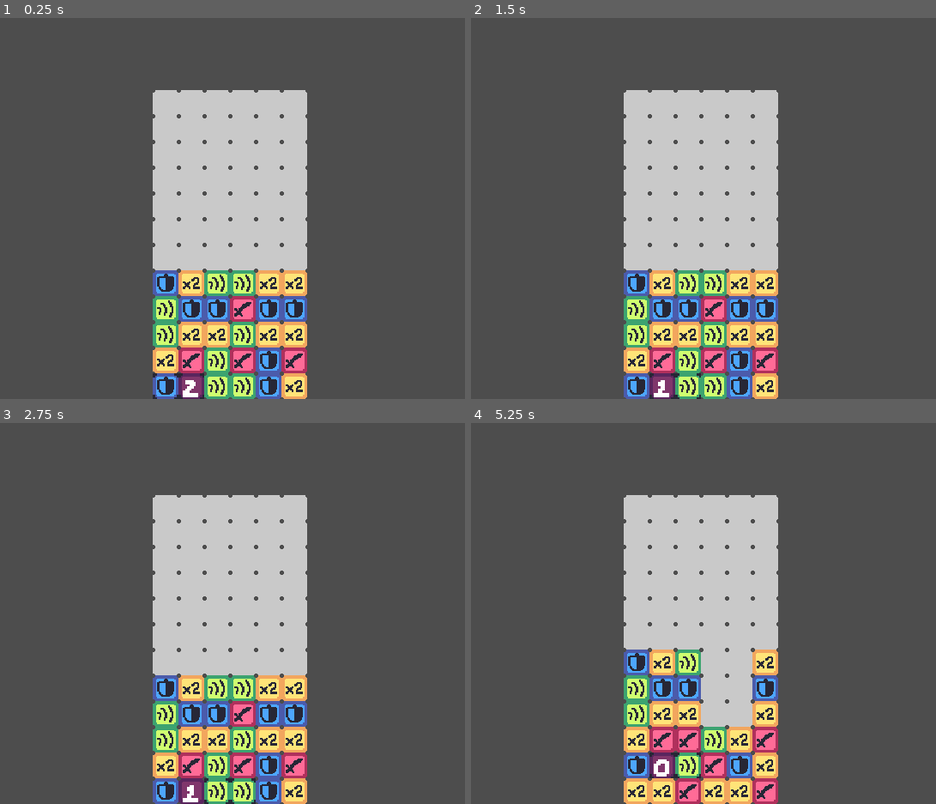
Above: before the commit, frames 1-4 (two rows, left to right).
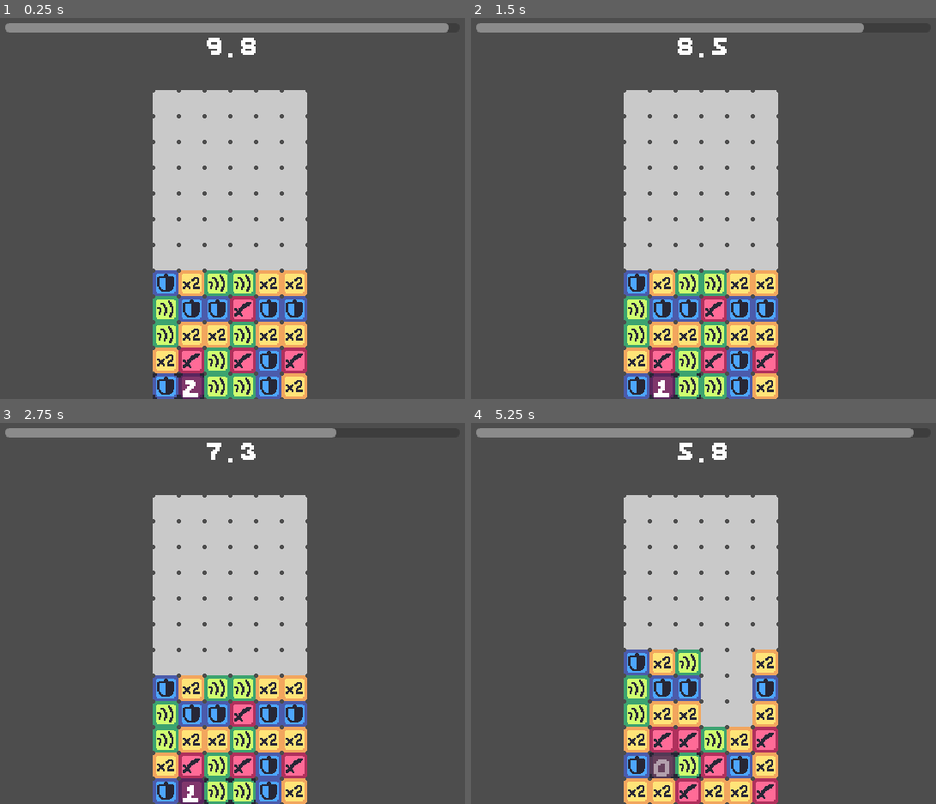
Above: after the commit, the same moments.

Repository: JUB-Yoush/pdp-rpg
Game: Godot game, scene res://src/combat_demo.tscn
Two runs of this game, one before a commit and one after it. Both use one fixed random seed, a clock stepped at 60 frames per second and the inputs below.
Inputs:
- Up to frame 1 (0.25 s): no input
- Up to frame 2 (1.5 s): tap Enter at 0.5 s; hold D (right) 0.53-1.28 s; hold Z (accept) 0.53-1.28 s; hold F2 (tick_countdown) from 1.28 s (still down); tap Z (accept) at 1.35 s
- Up to frame 3 (2.75 s): release F2 (tick_countdown) at 2.03 s; hold D (right) from 2.03 s (still down); hold Z (accept) from 2.03 s (still down)
- Up to frame 4 (5.25 s): release D (right) at 2.78 s; release Z (accept) at 2.78 s; hold W (up) 2.78-3.53 s; tap Z (accept) at 2.85, 4.35 s; hold Z (accept) 3.53-4.28 s; hold A (left) 3.53-5.03 s; tap F1 (row_add) at 4.15 s; tap F4 (add_time, bound only after the commit) at 4.9 s; hold F2 (tick_countdown) from 5.03 s (still down); hold Z (accept) from 5.03 s (still down)

The runs differ from the first frame. In frame 1, 2.6% of the frame differs, in the area x 1-97%, y 1-11%; in frame 2, 2.3%; in frame 3, 1.9%; in frame 4, 2.8%, in the area x 1-96%, y 1-93%.

Commit message:
finish up puzzle timer, don't timeout till drops and clears are done, then finish puzzle points

Diff:
--- a/project.godot
+++ b/project.godot
@@ -15,10 +15,6 @@
 config/features=PackedStringArray("4.0", "Mobile")
 boot_splash/bg_color=Color(0.141176, 0.141176, 0.141176, 1)
 config/icon="res://icon.svg"
-
-[autoload]
-
-PuzzlePoints="*res://src/puzzle_game/puzzle_points.gd"
 
 [display]
 
@@ -70,6 +66,16 @@
 "events": [Object(InputEventKey,"resource_local_to_scene":false,"resource_name":"","device":-1,"window_id":0,"alt_press …(182 unchanged characters)…
 ]
 }
+puzzle_timeout={
+"deadzone": 0.5,
+"events": [Object(InputEventKey,"resource_local_to_scene":false,"resource_name":"","device":-1,"window_id":0,"alt_pressed":false,"shift_pressed":false,"ctrl_pressed":false,"meta_pressed":false,"pressed":false,"keycode":0,"physical_keycode":4194334,"key_label":0,"unicode":0,"echo":false,"script":null)
+]
+}
+add_time={
+"deadzone": 0.5,
+"events": [Object(InputEventKey,"resource_local_to_scene":false,"resource_name":"","device":-1,"window_id":0,"alt_pressed":false,"shift_pressed":false,"ctrl_pressed":false,"meta_pressed":false,"pressed":false,"keycode":0,"physical_keycode":4194335,"key_label":0,"unicode":0,"echo":false,"script":null)
+]
+}
 
 [rendering]
 
--- a/src/combat_demo.tscn
+++ b/src/combat_demo.tscn
@@ -32,4 +32,3 @@
 is_party_member = false
 
 [node name="PuzzleGame" parent="CombatManager" instance=ExtResource("6_p00x7")]
-visible = true
--- a/src/combat_manager.gd
+++ b/src/combat_manager.gd
@@ -18,15 +18,15 @@
 
 var _party_members :Array[Battler]= []
 var _opponents :Array[Battler]= []
-@onready var puzzleGame := $PuzzleGame
 var puzzle_points
 var grid:Grid
+@onready var puzzleGame := $PuzzleGame
 @onready var battlers := $Battlers.get_children()
 
 
 func _ready() -> void:
 	grid = puzzleGame.get_node("Grid")
-	grid.puzzle_time_ended.connect(end_puzzle)
+	puzzleGame.done_puzzling.connect(end_puzzle)
 	for battler in battlers:
 		if battler.is_party_member:
 			_party_members.append(battler)
@@ -34,7 +34,7 @@
 			_opponents.append(battler)
 
 	print(_party_members[0])
-	start_puzzle()
+	end_turn()
 
 func _play_turn(battler:Battler):
 	# this is where the battler would pick thier action and target
@@ -59,9 +59,9 @@
 func start_puzzle():
 	var _active_opponents :Array[Battler]= [_opponents[0]]
 	make_opponent_actions(_active_opponents)
+	puzzleGame.start_puzzling()
 
 
-	pass
 
 func make_opponent_actions(_active_opponents:Array[Battler]):
 	#loop thru every opponent and...
@@ -70,13 +70,14 @@
 	var basicAttack :AttackActionData = load("res://src/resources/attack_actions/basic_attack.tres")
 	var action := AttackAction.new(basicAttack,battler,targets)
 	var action_array :Array[Action]= [action]
+	#might be better to route thru puzzle game node
 	grid.add_rows_with_actions(_active_opponents.size(),action_array)
 	pass
 
 func end_puzzle(puzzle_points,ready_action_pieces:Array[ActionPiece]):
 	# passed in is a dictonary of all points made from the puzzle phase as well as actions to call before the player can act
 	_state = STATES.TURN
-	start_enemy_turn(ready_action_pieces)
+	start_turn(ready_action_pieces)
 
 func start_enemy_turn(ready_action_pieces:Array[ActionPiece]):
 	for actionPiece in ready_action_pieces:
@@ -84,8 +85,11 @@
 		## if enemy can act
 		enemy.act(actionPiece.action)
 		await enemy.action_finished
+		actionPiece.action_preformed.emit()
 
-func start_turn():
+func start_turn(enemy_action_pieces):
+	start_enemy_turn(enemy_action_pieces)
+
 	#loop thru enemies and put in speed-sorted array
 	# play turn for each purple counted down
 
--- a/src/puzzle_game/Grid.gd
+++ b/src/puzzle_game/Grid.gd
@@ -1,22 +1,23 @@
 extends Node2D
 class_name Grid
+
 const width = 6
 const height = 12
 var x_start:int
 var y_start:int
 var offset = 24
-var PieceScene = preload("res://src/puzzle_game/piece.tscn")
-var ActionPieceScene = preload("res://src/puzzle_game/action_piece.tscn")
-
+
+var pieceFactory:PieceFactory
 enum TYPE {RE,BL,GR,YE,PR,EM}
+
 var colour_count := TYPE.values().size() -1
+
 # STORES IN Y,X FORMAT
 var grid_array := [] # grid in array form
 @export_range(0,height) var starting_row_count:int
 
 var destroyTimer:Timer #timers for animation delays
 var collapseTimer:Timer
-var puzzleTimer:Timer # when timeout go to the rpg phase
 
 var sidedrop_delay = .1 #animation delays
 var cleardrop_delay = .3
@@ -26,6 +27,7 @@
 signal puzzle_time_ended(puzzle_points,ready_action_pieces)
 
 func _ready() -> void:
+	pieceFactory = get_parent().get_node("PieceFactory")
 	x_start = get_viewport_rect().size.x/2 - (offset * width/2)
 	y_start = offset * (height + 2)
 	seed(4)
@@ -40,7 +42,7 @@
 	collapseTimer.timeout.connect(collapse_colums)
 
 func make_grid_array():
-	var grid_array = []
+	grid_array = []
 	for i in width:
 		grid_array.append([])
 		for j in height:
@@ -50,35 +52,14 @@
 func start_grid():
 	call_every_pos(change_to_empty)
 
-
-func make_piece(type_int:int) -> Piece:
-	var new_piece :Piece = PieceScene.instantiate()
-	new_piece.type = type_int
-	new_piece.empty = false
-	return new_piece
-
-func make_action_piece(action:Action) -> ActionPiece:
-	var new_action_piece :ActionPiece = ActionPieceScene.instantiate()
-	new_action_piece.type = TYPE.PR
-	new_action_piece.action = action
-	new_action_piece.countdown_time = action._data.countdown_time
-	new_action_piece.empty = false
-	return new_action_piece
-
 func insert_action_piece(col,row,actionPiece):
 	add_child(actionPiece)
-	actionPiece.countdown_finished.connect(action_countdown_finished)
+	#actionPiece.countdown_finished.connect(action_countdown_finished)
 	grid_array[col][row] = actionPiece
 	actionPiece.col = col
 	actionPiece.row = row
 	actionPiece.position = grid_to_pixel(col,row)
 
-func make_empty_piece() -> Piece:
-	var new_piece :Piece = PieceScene.instantiate()
-	new_piece.type = TYPE.EM
-	new_piece.empty = true
-	return new_piece
-
 func grid_to_pixel(column,row):
 	var new_x = x_start + offset * column
 	var new_y = y_start + -offset * row
@@ -87,26 +68,24 @@
 func rng_piece(col,row):
 	var tries := 0
 	var rng = randi_range(0,colour_count -2)
-	var newPiece = make_piece(rng)
+	var newPiece = pieceFactory.make_piece(rng)
 	while(match_at(col,row,rng) and tries < 100):
 		rng = randi_range(0,colour_count -2)
 		tries += 1
-		newPiece = make_piece(rng)
-	newPiece.col = col
-	newPiece.row = row
-	add_child(newPiece)
+		newPiece = pieceFactory.make_piece(rng)
 
 	newPiece.col = col
 	newPiece.row = row
 	grid_array[col][row] = newPiece
 	newPiece.position = grid_to_pixel(col,row)
+	add_child(newPiece)
 
 func fill_grid():
 	call_every_pos(rng_piece)
 
 func add_rows(new_rows:int):
 	#repeat for number of rows added
-	for x in range(new_rows):
+	for rowcount in range(new_rows):
 	#check that there is space on that row (keep a 1d array with the higest not empty piece on each column)
 		for col in width:
 			var currRow = 0
@@ -157,7 +136,7 @@
 				drop_piece(col,i,i-1)
 			if action_positions.has(count):
 				#var action_piece = make_action_piece(actions[action_positions.find(count)])
-				var action_piece := make_action_piece(actions.pop_front())
+				var action_piece := pieceFactory.make_action_piece(actions.pop_front())
 				insert_action_piece(col,0,action_piece)
 			else:
 				rng_piece(col,0)
@@ -166,7 +145,7 @@
 
 func change_to_empty(col:int,row:int):
 	#change a piece at a positions to an empty piece
-	var new_empty := make_empty_piece()
+	var new_empty := pieceFactory.make_empty_piece()
 	if grid_array[col][row] != null: grid_array[col][row].queue_free()
 	grid_array[col][row] = new_empty
 	new_empty.col = col
@@ -256,6 +235,7 @@
 	call_every_pos(
 		func destroy_match(i,j):
 			if !grid_array[i][j].empty && grid_array[i][j].matched:
+
 					change_to_empty(i,j))
 
 	collapseTimer.start(cleardrop_delay)
@@ -280,68 +260,25 @@
 	if event.is_action_pressed("row_add"):
 		add_rows(1)
 	if event.is_action_pressed("tick_countdown"):
-		tick_action_pieces()
-
-
-func tick_action_pieces():
+		#tick_action_pieces()
+		pass
+
+
+func collect_action_pieces():
+	var action_pieces :Array[ActionPiece]= []
 	for col in width:
 		for row in height:
 			if grid_array[col][row].is_action_piece:
-				grid_array[col][row].tick_countdown()
-				if grid_array[col][row].countdown_time == 0:
-					ready_action_pieces.append(grid_array[col][row])
+				action_pieces.append(grid_array[col][row])
+	return action_pieces
 
 
 
 
 func action_countdown_finished(actionPiece:ActionPiece):
 #	get_parent().get_parent().play_opponent_action(actionPiece.action)
+	actionPiece.dim()
+	await actionPiece.action_preformed
 	change_to_empty(actionPiece.col,actionPiece.row)
 	collapseTimer.start(cleardrop_delay)
 	pass
-
-
-func puzzle_timeout():
-	puzzle_time_ended.emit(puzzle_points,ready_action_pieces)
-	#when the puzzle timer reaches 0, get all the active action pieces and send them back to the combat manager
-
-	pass
-
-#func collapse_colum(i,j):
-	## check if current piece is empty and if any above it are NOT empty
-	## if so then swap the non-empty and empty
-	#if grid_array[i][j].empty:
-		#for k in range(j+1,height):
-			#if !grid_array[i][k].empty:
-				#drop_piece(i,k,j)
-				#break
-
-
-#func destroy_match(i,j):
-	#if !grid_array[i][j].empty && grid_array[i][j].matched:
-			#change_to_empty(i,j)
-
-
-
-#func find_match(i,j):
-	#var current_type = grid_array[i][j].type
-	## check on left and right for matches
-	#if i > 0 && i < width - 1:
-		#if !grid_array[i-1][j].empty && !grid_array[i+1][j].empty:
-			#if grid_array[i-1][j].type == current_type && grid_array[i+1][j].type == current_type:
-				#grid_array[i-1][j].matched = true
-				#grid_array[i-1][j].dim()
-				#grid_array[i][j].matched = true
-				#grid_array[i][j].dim()
-				#grid_array[i+1][j].matched = true
-				#grid_array[i+1][j].dim()
-
-	#if j > 0 && j < height - 1:
-		#if !grid_array[i][j-1].empty && !grid_array[i][j+1].empty:
-			#if grid_array[i][j-1].type == current_type && grid_array[i][j+1].type == current_type:
-				#grid_array[i][j-1].matched = true
-				#grid_array[i][j-1].dim()
-				#grid_array[i][j].matched = true
-				#grid_array[i][j].dim()
-				#grid_array[i][j+1].matched = true
-				#grid_array[i][j+1].dim()
--- a/src/puzzle_game/PuzzleGame.tscn
+++ b/src/puzzle_game/PuzzleGame.tscn
@@ -1,12 +1,17 @@
-[gd_scene load_steps=5 format=3 uid="uid://dnr8ns7dtkp5w"]
+[gd_scene load_steps=8 format=3 uid="uid://dnr8ns7dtkp5w"]
 
 [ext_resource type="Script" path="res://src/puzzle_game/puzzle_game.gd" id="1_uicm7"]
 [ext_resource type="Script" path="res://src/puzzle_game/Grid.gd" id="2_wdrg7"]
 [ext_resource type="PackedScene" uid="uid://b1j26omn5kpo3" path="res://src/puzzle_game/cursor.tscn" id="3_kbrgb"]
 [ext_resource type="Script" path="res://src/puzzle_game/piece_factory.gd" id="4_5jc7a"]
+[ext_resource type="Script" path="res://src/puzzle_game/puzzle_timer.gd" id="5_53jne"]
+[ext_resource type="FontFile" uid="uid://t0ckvlv6kh50" path="res://assets/fonts/Awe Mono Gold.ttf" id="6_hwwuu"]
+
+[sub_resource type="Theme" id="Theme_mpqnt"]
+default_font = ExtResource("6_hwwuu")
+default_font_size = 32
 
 [node name="PuzzleGame" type="Node2D"]
-visible = false
 script = ExtResource("1_uicm7")
 metadata/_edit_vertical_guides_ = [322.0]
 
@@ -28,4 +33,26 @@
 one_shot = true
 
 [node name="PuzzleTimer" type="Timer" parent="."]
-wait_time = 10.0
+script = ExtResource("5_53jne")
+
+[node name="ProgressBar" type="ProgressBar" parent="PuzzleTimer"]
+anchors_preset = 15
+anchor_right = 1.0
+anchor_bottom = 1.0
+offset_left = 110.0
+offset_top = 9.0
+offset_right = -106.0
+offset_bottom = -342.0
+grow_horizontal = 2
+grow_vertical = 2
+size_flags_vertical = 8
+show_percentage = false
+
+[node name="Label" type="Label" parent="PuzzleTimer"]
+offset_left = 298.0
+offset_top = 15.0
+offset_right = 346.0
+offset_bottom = 50.0
+theme = SubResource("Theme_mpqnt")
+text = "1.1"
+horizontal_alignment = 1
--- a/src/puzzle_game/action_piece.gd
+++ b/src/puzzle_game/action_piece.gd
@@ -3,7 +3,7 @@
 var countdown_time:int
 var action:Action
 @onready var label = $Sprite/CountdownLabel
-signal countdown_finished
+signal action_preformed
 
 func _init() -> void:
 	is_action_piece = true
@@ -14,6 +14,3 @@
 func tick_countdown():
 	countdown_time -= 1
 	label.text = str(countdown_time)
-	if countdown_time == 0:
-		pass
-		#countdown_finished.emit(self)
--- a/src/puzzle_game/cursor.gd
+++ b/src/puzzle_game/cursor.gd
@@ -9,6 +9,7 @@
 var input_dir:Vector2
 var grid_array
 var grid
+
 @onready var sprite := $sprite
 func _ready():
 	x_start = get_viewport_rect().size.x/2 - (step * width/2)
--- a/src/puzzle_game/piece_factory.gd
+++ b/src/puzzle_game/piece_factory.gd
@@ -1,2 +1,28 @@
 extends Node2D
+class_name PieceFactory
 #you makea all da pieces and give them to the grid
+
+var PieceScene = preload("res://src/puzzle_game/piece.tscn")
+var ActionPieceScene = preload("res://src/puzzle_game/action_piece.tscn")
+enum TYPE {RE,BL,GR,YE,PR,EM}
+var colour_count := TYPE.values().size() -1
+
+func make_empty_piece() -> Piece:
+	var new_piece :Piece = PieceScene.instantiate()
+	new_piece.type = TYPE.EM
+	new_piece.empty = true
+	return new_piece
+
+func make_piece(type_int:int) -> Piece:
+	var new_piece :Piece = PieceScene.instantiate()
+	new_piece.type = type_int
+	new_piece.empty = false
+	return new_piece
+
+func make_action_piece(action:Action) -> ActionPiece:
+	var new_action_piece :ActionPiece = ActionPieceScene.instantiate()
+	new_action_piece.type = TYPE.PR
+	new_action_piece.action = action
+	new_action_piece.countdown_time = action._data.countdown_time
+	new_action_piece.empty = false
+	return new_action_piece
--- a/src/puzzle_game/puzzle_game.gd
+++ b/src/puzzle_game/puzzle_game.gd
@@ -1,2 +1,47 @@
 extends Node2D
+class_name PuzzleGame
+
 #manage points, timer, and state transitions
+var puzzle_points = {
+	"red":0,
+	"green":0,
+	"blue":0,
+	"yellow":0}
+
+var is_puzzling = true
+var puzzle_time = 10.0
+
+signal done_puzzling(puzzle_points,ready_action_pieces)
+
+@onready var puzzleTimer := $PuzzleTimer
+@onready var grid:Grid = $Grid
+
+func _ready() -> void:
+	puzzleTimer.timeout.connect(puzzle_timer_timeout)
+
+func start_puzzling() -> void:
+	is_puzzling = true
+	puzzleTimer.start(puzzle_time)
+	#make the grid visible and movable or whatever
+	pass
+
+func puzzle_timer_timeout():
+	var ready_action_pieces = tick_action_pieces()
+	done_puzzling.emit(puzzle_points,ready_action_pieces)
+
+func tick_action_pieces() -> Array[ActionPiece]:
+	var action_pieces:Array[ActionPiece] = grid.collect_action_pieces()
+	var ready_action_pieces :Array[ActionPiece]= []
+	for actionPiece in action_pieces:
+		actionPiece.tick_countdown()
+		if actionPiece.countdown_time == 0:
+			ready_action_pieces.append(actionPiece)
+			grid.action_countdown_finished(actionPiece)
+	return ready_action_pieces
+
+
+func _input(event: InputEvent) -> void:
+	if event.is_action_pressed("tick_countdown"):
+		tick_action_pieces()
+	if event.is_action_pressed("puzzle_timeout"):
+		puzzle_timer_timeout()
--- /dev/null
+++ b/src/puzzle_game/puzzle_timer.gd
@@ -0,0 +1,28 @@
+extends Timer
+
+
+var max_time = 10
+
+@onready var label: = $Label
+@onready var progressBar:= $ProgressBar
+
+func _ready() -> void:
+    progressBar.max_value = max_time
+    timeout.connect(func():print('tiemout')) ## make sure collapse/destroy timer isn't running when you timeout
+
+func _physics_process(delta: float) -> void:
+    if !is_stopped():
+        label.text = "%.1f" % time_left
+        progressBar.value = time_left
+
+
+
+func add_time(extra_time:float):
+    max_time = time_left + extra_time
+    progressBar.max_value = int(time_left + 1)
+    start(time_left + extra_time)
+
+
+func _input(event: InputEvent) -> void:
+    if event.is_action_pressed("add_time"):
+        add_time(1.0)
